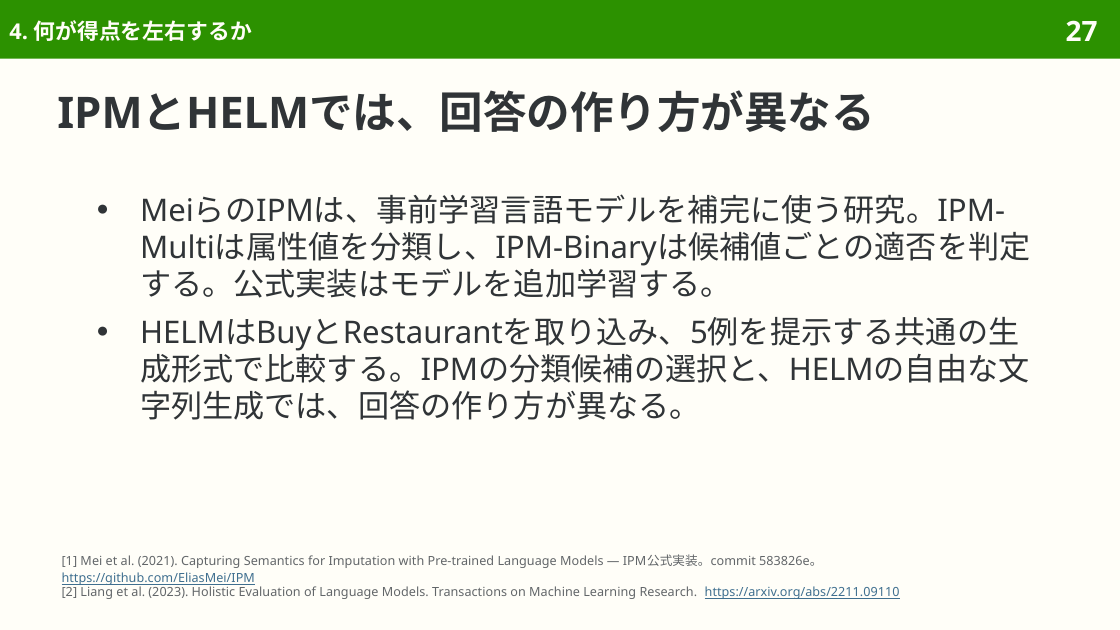
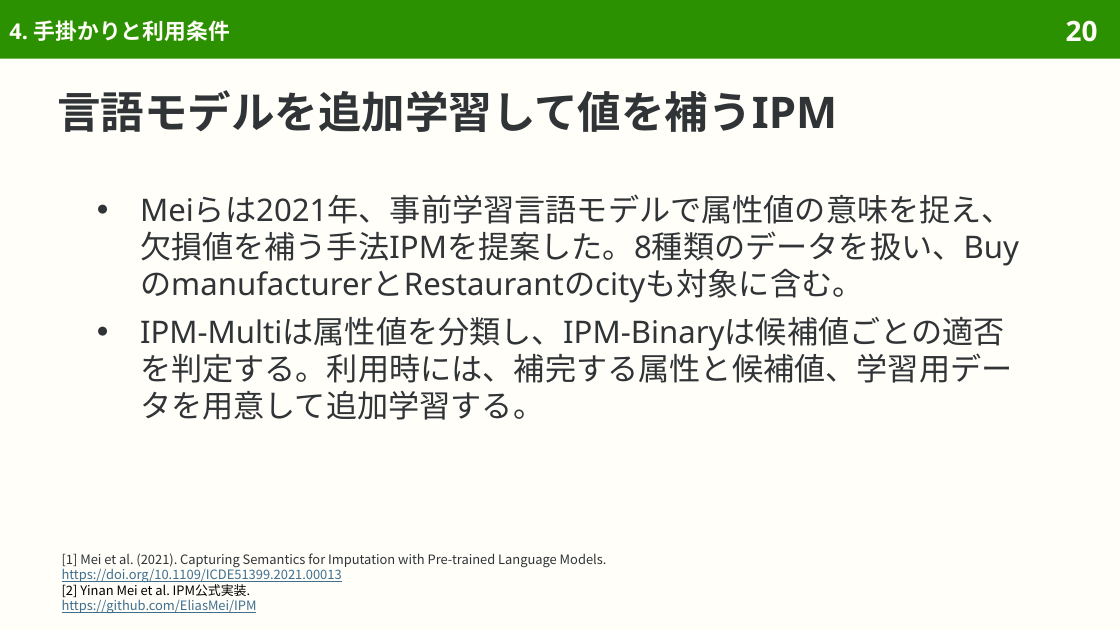
Before and after one commit to sasakiy84/datasets-in-10-minutes, a slide deck: slide 20 of slides/datasets-in-10-minutes-data-imputation.pptx (slide 27 before the commit). Drawn at 1120x630 pixels with LibreOffice and Linux fonts; fonts in the diff are those of the drawing. Boxes give left, top, right and bottom in pixels: in the first picture for what was removed or moved away, otherwise in the second. Text is boxed around its words. In the diff, an @@ line names an element or a change of style, - is before the commit and + after.

Commit message:
Rebuild imputation around original Buy and Restaurant tables

```diff
--- a/slides/datasets-in-10-minutes-data-imputation.pptx
+++ b/slides/datasets-in-10-minutes-data-imputation.pptx
@@ title at (x1=9, y1=20, x2=230, y2=41): text changed @@
-4. 何が得点を左右するか
+4. 手掛かりと利用条件
@@ page number at (x1=1066, y1=20, x2=1098, y2=42): text changed @@
-27
+20
@@ title at (x1=57, y1=90, x2=837, y2=132): text changed @@
-IPMとHELMでは、回答の作り方が異なる
+言語モデルを追加学習して値を補うIPM
@@ text at (x1=140, y1=194, x2=1019, y2=420): text changed @@
-● MeiらのIPMは、事前学習言語モデルを補完に使う研究。IPM-Multiは属性値を分類し、IPM-Binaryは候補値ごとの適否を判定する。公式実装はモデルを追加学習する。
-● HELMはBuyとRestaurantを取り込み、5例を提示する共通の生成形式で比較する。IPMの分類候補の選択と、HELMの自由な文字列生成では、回答の作り方が異なる。
+● Meiらは2021年、事前学習言語モデルで属性値の意味を捉え、欠損値を補う手法IPMを提案した。8種類のデータを扱い、BuyのmanufacturerとRestaurantのcityも対象に含む。
+● IPM-Multiは属性値を分類し、IPM-Binaryは候補値ごとの適否を判定する。利用時には、補完する属性と候補値、学習用データを用意して追加学習する。
@@ text at (x1=62, y1=553, x2=607, y2=598): text changed; size 8.1 to 8.3 pt; font Noto Sans to Noto Sans CJK JP; text colour #626669 to #303437 @@
-[1] Mei et al. (2021). Capturing Semantics for Imputation with Pre-trained Language Models — IPM公式実装。commit 583826e。
+[1] Mei et al. (2021). Capturing Semantics for Imputation with Pre-trained Language Models.
+https://doi.org/10.1109/ICDE51399.2021.00013
+[2] Yinan Mei et al. IPM公式実装.
@@ text at (x1=62, y1=584, x2=900, y2=599): paragraph removed @@
-[2] Liang et al. (2023). Holistic Evaluation of Language Models. Transactions on Machine Learning Research. https://arxiv.org/abs/2211.09110
@@ text at (x1=62, y1=597, x2=257, y2=613): size 8.1 to 8.3 pt, font Noto Sans to Noto Sans CJK JP in "https://github.com/EliasMei/IPM"; line spacing 9.4pt to 1 @@
```
Also in this commit, not shown: 35 other slides changed, 2 slides added, 18 slides removed, 43 other files.
